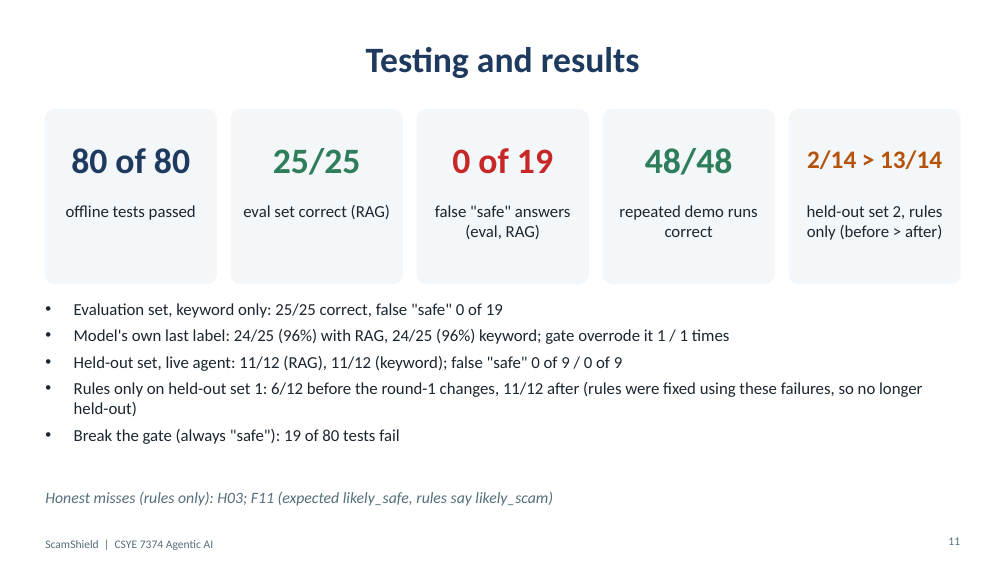
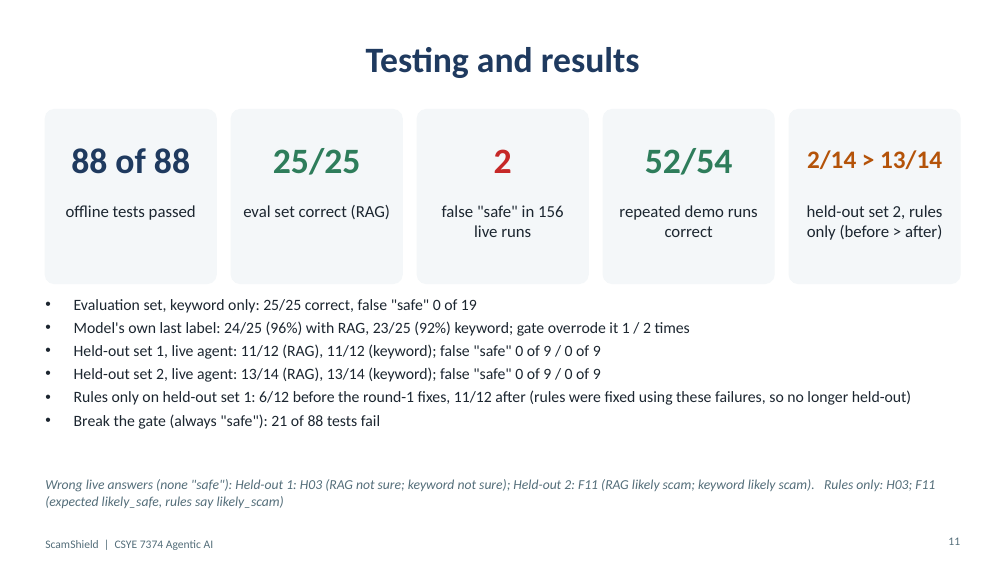
Before and after one commit to ARUNAS95/ScamShield, a slide deck: slide 11 of docs/ScamShield_Presentation.pptx. Drawn at 1008x567 pixels with LibreOffice and Linux fonts; fonts in the diff are those of the drawing. Boxes give left, top, right and bottom in pixels: in the first picture for what was removed or moved away, otherwise in the second. Text is boxed around its words. In the diff, an @@ line names an element or a change of style, - is before the commit and + after.

```diff
--- a/docs/ScamShield_Presentation.pptx
+++ b/docs/ScamShield_Presentation.pptx
@@ text at (71,148,190,174): text changed @@
-80 of 80
+88 of 88
@@ text at (494,149,512,173): text changed @@
-0 of 19
+2
@@ text at (645,148,733,175): text changed @@
-48/48
+52/54
@@ text at (442,205,563,237): text changed @@
-false "safe" answers (eval, RAG)
+false "safe" in 156 live runs
@@ text at (74,299,477,313): size 16 to 15 pt in "Evaluation set, keyword only: 25/25 correct, false ..."; less space between paragraphs @@
@@ text at (74,321,911,429): text changed; size 16 to 15 pt @@
-• Model's own last label: 24/25 (96%) with RAG, 24/25 (96%) keyword; gate overrode it 1 / 1 times
-• Held-out set, live agent: 11/12 (RAG), 11/12 (keyword); false "safe" 0 of 9 / 0 of 9
-• Rules only on held-out set 1: 6/12 before the round-1 changes, 11/12 after (rules were fixed using these failures, so no longer held-out)
-• Break the gate (always "safe"): 19 of 80 tests fail
+• Model's own last label: 24/25 (96%) with RAG, 23/25 (92%) keyword; gate overrode it 1 / 2 times
+• Held-out set 1, live agent: 11/12 (RAG), 11/12 (keyword); false "safe" 0 of 9 / 0 of 9
+• Held-out set 2, live agent: 13/14 (RAG), 13/14 (keyword); false "safe" 0 of 9 / 0 of 9
+• Rules only on held-out set 1: 6/12 before the round-1 fixes, 11/12 after (rules were fixed using these failures, so no longer held-out)
+• Break the gate (always "safe"): 21 of 88 tests fail
@@ text at (45,479,935,508): text changed; size 15 to 13 pt @@
-Honest misses (rules only): H03; F11 (expected likely_safe, rules say likely_scam)
+Wrong live answers (none "safe"): Held-out 1: H03 (RAG not sure; keyword not sure); Held-out 2: F11 (RAG likely scam; keyword likely scam). Rules only: H03; F11 (expected likely_safe, rules say likely_scam)
```
Also in this commit, not shown: 5 other slides changed, 1 other file.
